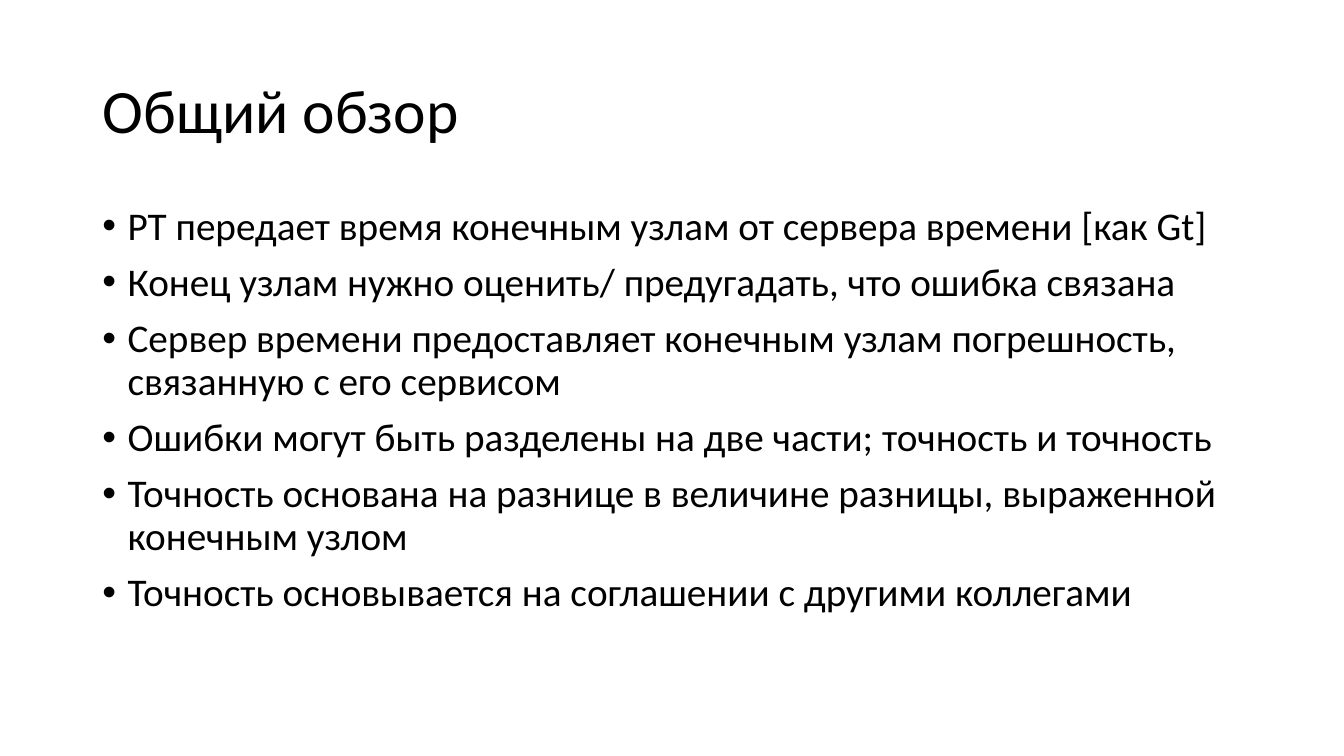
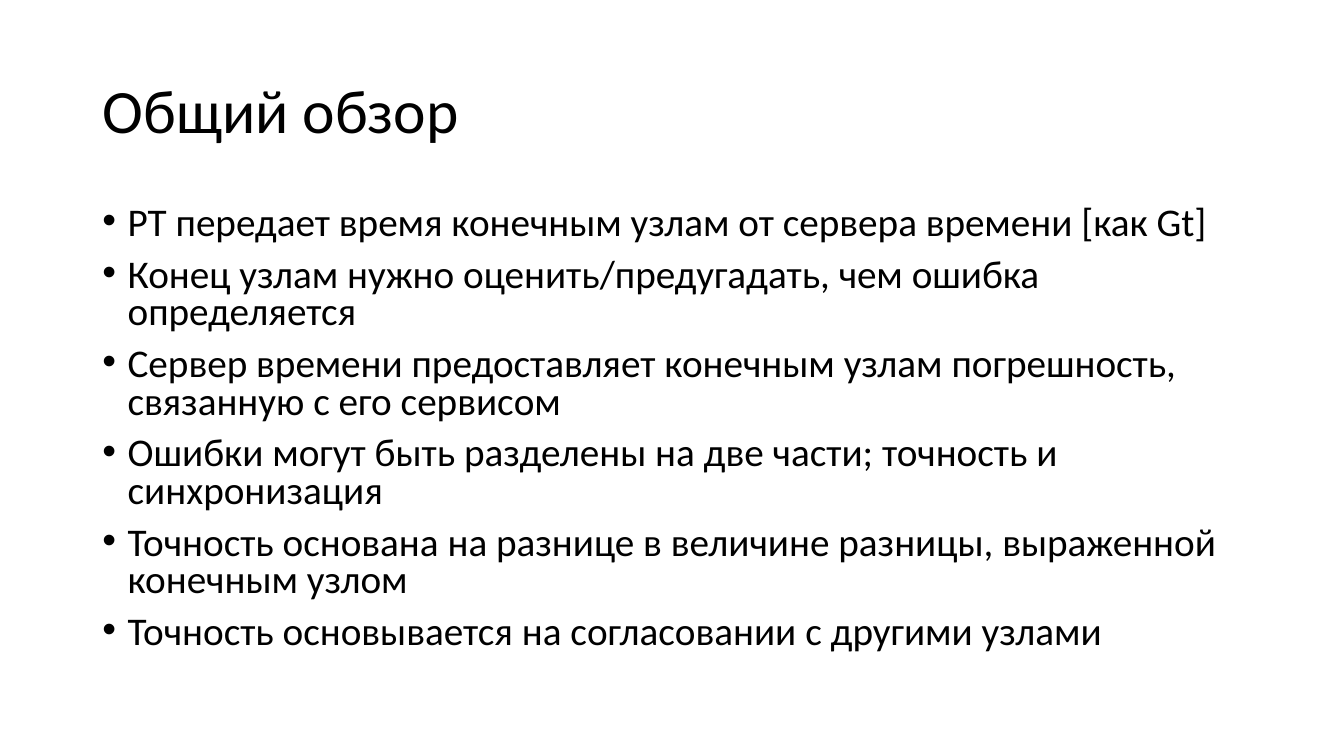
Before and after one commit to SiwaNetwork/QUANTUM, a slide deck: slide 3 of Time-Card/ДОКУМЕНТЫ/МАТЕРИАЛ СТАТЬИ/translator_ru_conholdate.app.pptx. Drawn at 1344x756 pixels with LibreOffice and Linux fonts; fonts in the diff are those of the drawing. Boxes give left, top, right and bottom in pixels: in the first picture for what was removed or moved away, otherwise in the second. Text is boxed around its words. In the diff, an @@ line names an element or a change of style, - is before the commit and + after.

```diff
--- a/Time-Card/ДОКУМЕНТЫ/МАТЕРИАЛ СТАТЬИ/translator_ru_conholdate.app.pptx
+++ b/Time-Card/ДОКУМЕНТЫ/МАТЕРИАЛ СТАТЬИ/translator_ru_conholdate.app.pptx
@@ text at <box>128,207,1216,600</box>: line spacing 0.9 to 0.8 @@
@@ text at <box>128,260,1040,332</box>: text changed @@
-• Конец узлам нужно оценить/ предугадать, что ошибка связана
+• Конец узлам нужно оценить/предугадать, чем ошибка определяется
@@ text at <box>128,439,1057,511</box>: text changed @@
-• Ошибки могут быть разделены на две части; точность и точность
+• Ошибки могут быть разделены на две части; точность и синхронизация
@@ text at <box>128,620,1102,652</box>: text changed @@
-• Точность основывается на соглашении с другими коллегами
+• Точность основывается на согласовании с другими узлами
```
Also in this commit, not shown: 9 other slides changed, 1 slide removed, 52 other files.
